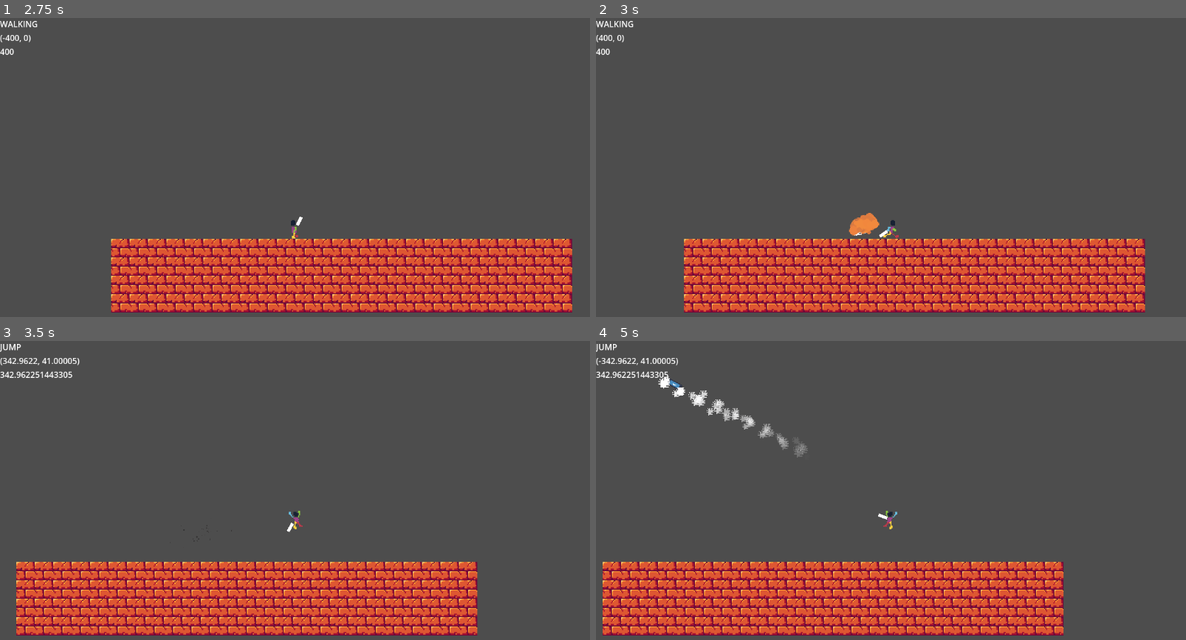
Above: before the commit, frames 1-4 (two rows, left to right).
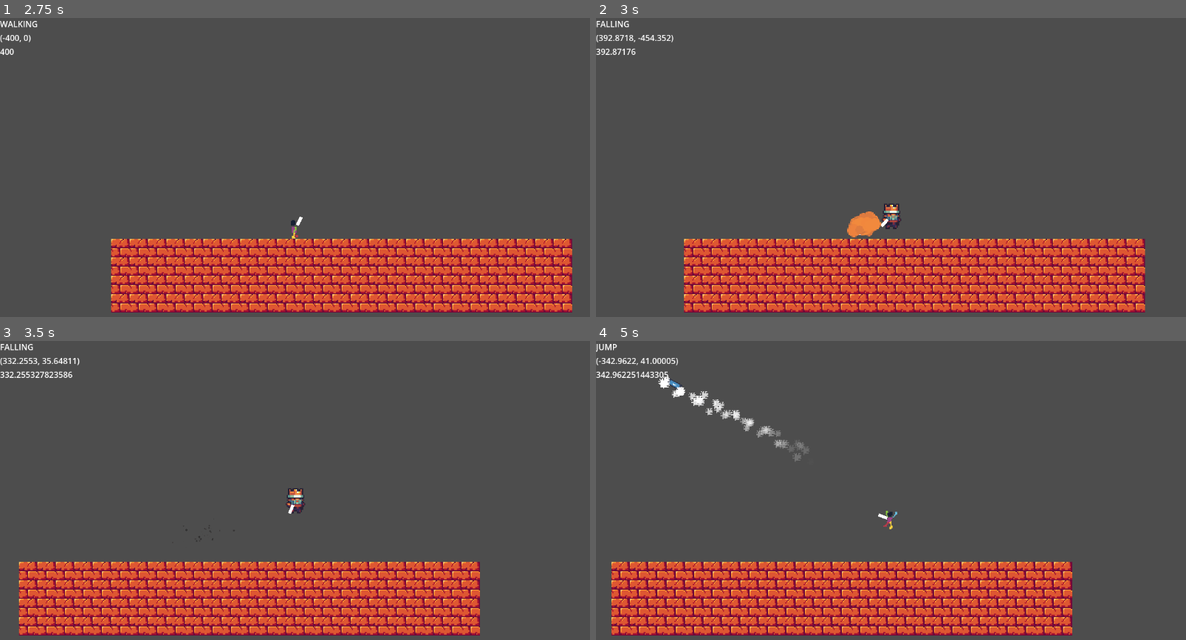
Above: after the commit, the same moments.

Repository: Shidoengie/unnamed-soldiertf2-game
Game: Godot game, scene res://Levels/TEST.tscn
Same seed, same stepped clock (60 frames per second), same inputs: the game is played once before the commit and once after it. The engine's default icon, where the game draws it, is replaced by a stand-in: a white triangle on a blue panel in a dark square.
Inputs (mouse positions are in pixels of both pictures, inside the frame that each line leads up to):
- Up to frame 1 (2.75 s): move the mouse to (424, 167) at 0.52 s; hold Right (MoveRight) 0.53-2.03 s; click (424, 167) at 0.6 s; tap Space (Jump) at 0.77, 1.52 s; move the mouse to (177, 200) at 1.27 s; click (177, 200) at 1.35 s; move the mouse to (354, 110) at 2.02 s; hold Left (MoveLeft) from 2.03 s (still down); click (354, 110) at 2.1 s
- Up to frame 2 (3 s): move the mouse to (861, 251) at 2.77 s; release Left (MoveLeft) at 2.78 s; hold Right (MoveRight) from 2.78 s (still down); click (861, 251) at 2.85 s
- Up to frame 3 (3.5 s): keep holding Right (MoveRight); tap Space (Jump) at 3.02 s
- Up to frame 4 (5 s): move the mouse to (1068, 556) at 3.52 s; click (1068, 556) at 3.6 s; tap Space (Jump) at 3.77, 4.52 s; move the mouse to (714, 457) at 4.27 s; release Right (MoveRight) at 4.28 s; hold Left (MoveLeft) from 4.28 s (still down); click (714, 457) at 4.35 s

Frame 1 is identical in both runs. In frame 2, 0.7% of the frame differs, in the area x 0-52%, y 0-74%; in frame 3, 10%, in the area x 0-82%, y 0-99%; in frame 4, 9.9%.

Commit message:
explosion movement

Diff:
--- a/Scenes/Player/Player.tscn
+++ b/Scenes/Player/Player.tscn
@@ -304,3 +304,6 @@
 [node name="Polygon2d" type="Polygon2D" parent="Marker2d"]
 position = Vector2(11, -27)
 polygon = PackedVector2Array(0, 24, 24, 24, 24, 32, 0, 32)
+
+[node name="Feet" type="Marker2D" parent="."]
+position = Vector2(-1, 25)
--- a/Scenes/Rocket/Rocket.gd
+++ b/Scenes/Rocket/Rocket.gd
@@ -5,13 +5,27 @@
 var dir
 @export var damage = 10
 func _physics_process(delta):
-	position += dir * speed * delta
+	position += speed * dir * delta
 func _on_rocket_body_entered(body):
 	if body.name != "Player":
-		print(body.name)
 		$AnimationPlayer.play("Explosion")
-		dir = Vector2.ZERO
+		speed = Vector2.ZERO
 
 
 func _on_animation_player_animation_finished(anim_name):
 	queue_free()
+
+
+func _on_explosion_rad_body_entered(body):
+	var bodyDir = Vector2.from_angle(position.angle_to_point(body.position))*Vector2(3000,2000)
+	print(bodyDir)
+	if body is CharacterBody2D:
+		if body.name == "Player":
+			var feet = body.find_child("Feet")
+			bodyDir += Vector2.from_angle(
+				position.angle_to_point(feet.global_position)
+				)*Vector2(4,1)*body.walkSpeedmax
+		body.velocity = bodyDir
+		#Vector2.from_angle(position.angle_to_point(body.position))
+	elif body is RigidBody2D:
+		pass
--- a/Scenes/Rocket/Rocket.tscn
+++ b/Scenes/Rocket/Rocket.tscn
@@ -62,7 +62,8 @@
 radial_accel_max = 13.16
 damping_min = 100.0
 damping_max = 100.0
-scale_max = 3.0
+scale_min = 2.0
+scale_max = 4.0
 scale_curve = SubResource("CurveTexture_xgpcl")
 color_ramp = SubResource("GradientTexture1D_itnbw")
 turbulence_enabled = true
@@ -70,6 +71,7 @@
 [sub_resource type="Animation" id="Animation_ycjys"]
 resource_name = "Explosion"
 length = 0.6
+step = 0.05
 tracks/0/type = "value"
 tracks/0/imported = false
 tracks/0/enabled = true
@@ -202,6 +204,18 @@
 "update": 1,
 "values": [false]
 }
+tracks/11/type = "value"
+tracks/11/imported = false
+tracks/11/enabled = true
+tracks/11/path = NodePath("../ExplosionRad/CollisionShape2d2:disabled")
+tracks/11/interp = 1
+tracks/11/loop_wrap = true
+tracks/11/keys = {
+"times": PackedFloat32Array(0, 0.2),
+"transitions": PackedFloat32Array(1, 1),
+"update": 1,
+"values": [false, true]
+}
 
 [sub_resource type="Animation" id="Animation_y04nm"]
 length = 0.001
@@ -337,12 +351,27 @@
 "update": 1,
 "values": [true]
 }
+tracks/11/type = "value"
+tracks/11/imported = false
+tracks/11/enabled = true
+tracks/11/path = NodePath("../ExplosionRad/CollisionShape2d2:disabled")
+tracks/11/interp = 1
+tracks/11/loop_wrap = true
+tracks/11/keys = {
+"times": PackedFloat32Array(0),
+"transitions": PackedFloat32Array(1),
+"update": 1,
+"values": [true]
+}
 
 [sub_resource type="AnimationLibrary" id="AnimationLibrary_82apj"]
 _data = {
 "Explosion": SubResource("Animation_ycjys"),
 "RESET": SubResource("Animation_y04nm")
 }
+
+[sub_resource type="CircleShape2D" id="CircleShape2D_12xum"]
+radius = 104.307
 
 [node name="Rocket" type="Area2D"]
 collision_layer = 2
@@ -389,5 +418,12 @@
 process_material = SubResource("ParticleProcessMaterial_s1y4w")
 texture = ExtResource("4_o8r07")
 
+[node name="ExplosionRad" type="Area2D" parent="."]
+
+[node name="CollisionShape2d2" type="CollisionShape2D" parent="ExplosionRad"]
+shape = SubResource("CircleShape2D_12xum")
+disabled = true
+
 [connection signal="body_entered" from="." to="." method="_on_rocket_body_entered"]
 [connection signal="animation_finished" from="AnimationPlayer" to="." method="_on_animation_player_animation_finished"]
+[connection signal="body_entered" from="ExplosionRad" to="." method="_on_explosion_rad_body_entered"]
Not shown: 1 places in Scenes/Rocket/Rocket.tscn that only renumber resources
